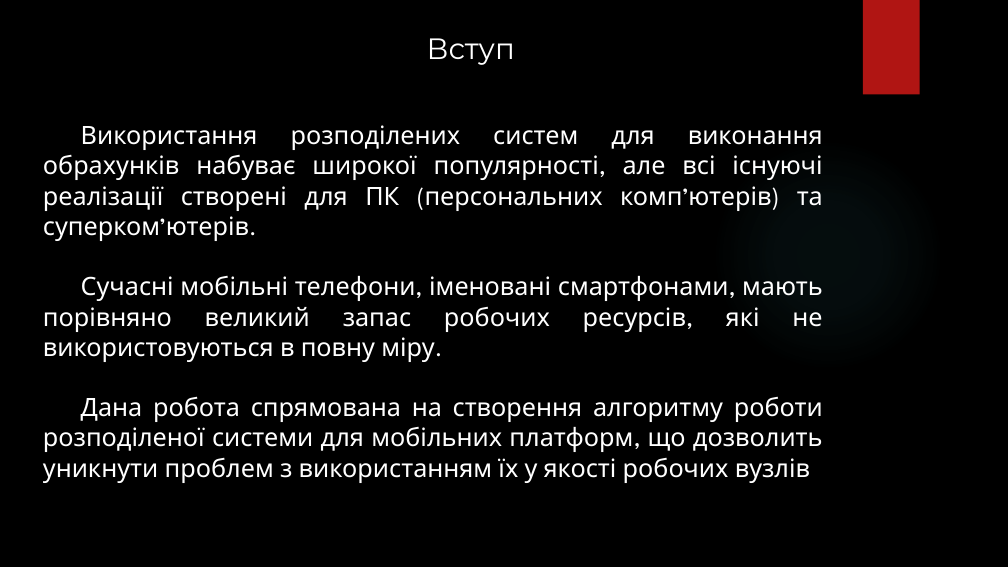
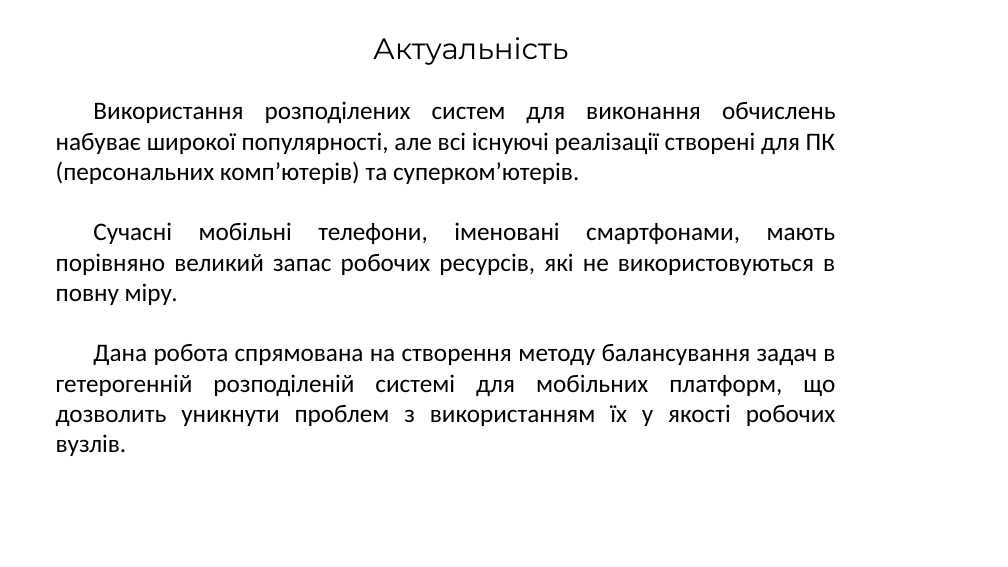
Before and after one commit to PavlezT/Reckon, a slide deck: slide 2 of documents/Супер_захист_ПавленкоВ.М.pptx (slide 3 before the commit). Drawn at 1008x567 pixels with LibreOffice and Linux fonts; fonts in the diff are those of the drawing; background and template pictures are left out. Boxes give left, top, right and bottom in pixels: in the first picture for what was removed or moved away, otherwise in the second. Text is boxed around its words. In the diff, an @@ line names an element or a change of style, - is before the commit and + after.

```diff
--- a/documents/Супер_захист_ПавленкоВ.М.pptx
+++ b/documents/Супер_захист_ПавленкоВ.М.pptx
@@ background picture (left out) to #FFFFFF @@
@@ rectangle removed at [863, 0, 920, 95] @@
@@ text at [373, 37, 568, 65]: text changed; text colour #FFFFFF to #000000 @@
-Вступ
+Актуальність
@@ text "Використання розподілених систем для виконання ...": place and size @@
-text "Використання розподілених систем для виконання ..." at [43, 125, 823, 483]
+text "Використання розподілених систем для виконання ..." at [56, 101, 836, 456]
@@ text at [56, 101, 835, 184]: text changed; font League Spartan to Calibri; text colour #FFFFFF to #000000 @@
-Використання розподілених систем для виконання обрахунків набуває широкої популярності, але всі існуючі реалізації створені для ПК (персональних комп’ютерів) та суперком’ютерів.
+Використання розподілених систем для виконання обчислень набуває широкої популярності, але всі існуючі реалізації створені для ПК (персональних комп’ютерів) та суперком’ютерів.
@@ ellipse removed at [712, 138, 944, 371] @@
@@ text at [56, 222, 836, 305]: font League Spartan to Calibri, text colour #FFFFFF to #000000 in "Сучасні мобільні телефони, іменовані смартфонами, мають порі ..." @@
@@ text at [56, 344, 836, 456]: text changed; font League Spartan to Calibri; text colour #FFFFFF to #000000 @@
-Дана робота спрямована на створення алгоритму роботи розподіленої системи для мобільних платформ, що дозволить уникнути проблем з використанням їх у якості робочих вузлів
+Дана робота спрямована на створення методу балансування задач в гетерогенній розподіленій системі для мобільних платформ, що дозволить уникнути проблем з використанням їх у якості робочих вузлів.
```
Also in this commit, not shown: 12 other slides changed, 7 slides added, 4 slides removed, 2 other files.
